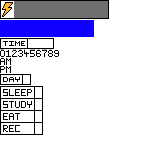
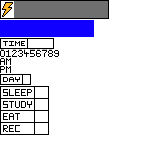
Layered file, before and after one edit (145×145). Changes by layer:
painted on "greenbar (1).png" over bbox(42, 86, 49, 135)
